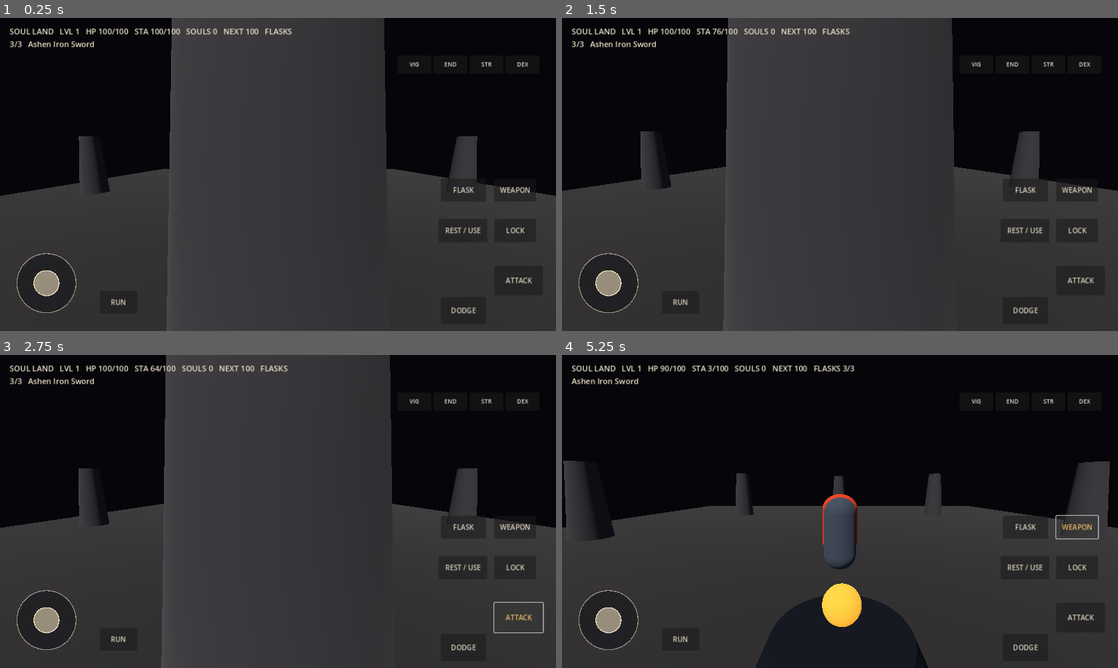
Above: before the commit, frames 1-4 (two rows, left to right).
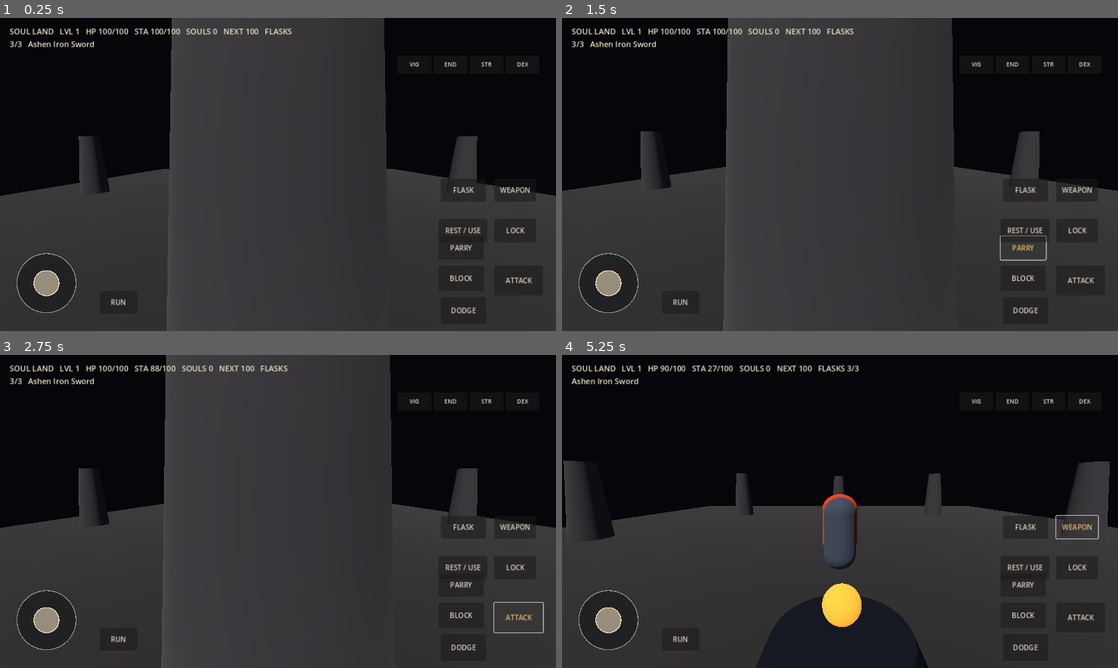
Above: after the commit, the same moments.

Repository: codingscenes2-cyber/SoulLans
Game: Godot game, scene res://scenes/main.tscn
Two runs of this game, one before a commit and one after it. Both use one fixed random seed, a clock stepped at 60 frames per second and the inputs below.
Inputs (mouse positions are in pixels of both pictures, inside the frame that each line leads up to):
- Up to frame 1 (0.25 s): no input
- Up to frame 2 (1.5 s): click (1023, 277) at 0.5 s, where only the run after the commit has a clickable "BLOCK"; click (1023, 246) at 1.25 s, where only the run after the commit has a clickable "PARRY"
- Up to frame 3 (2.75 s): click "ATTACK" at 2 s
- Up to frame 4 (5.25 s): click "DODGE" at 2.75 s; click "LOCK" at 3.5 s; click "REST / USE" at 4.25 s; click "WEAPON" at 5 s

The runs differ from the first frame. In frame 1, less than 0.1% of the frame differs, in the area x 81-85%, y 72-84%; in frame 2, 0.5%, in the area x 27-88%, y 3-84%; in frame 3, 0.1%; in frame 4, 0.5%.

Commit message:
Add touch block and parry controls

Diff:
--- a/scripts/mobile_hud.gd
+++ b/scripts/mobile_hud.gd
@@ -21,6 +21,8 @@
     root.add_child(status_label)
 
     _add_button(root, "ATTACK", Vector2(-142, -150), "attack", Vector2(112, 68), true)
+    _add_button(root, "BLOCK", Vector2(-270, -150), "block", Vector2(104, 58), true)
+    _add_button(root, "PARRY", Vector2(-270, -218), "parry", Vector2(104, 54), true)
     _add_button(root, "DODGE", Vector2(-265, -78), "dodge", Vector2(104, 62), true)
     _add_button(root, "LOCK", Vector2(-142, -258), "lock_on", Vector2(96, 54), true)
     _add_button(root, "REST / USE", Vector2(-270, -258), "interact", Vector2(112, 54), true)
